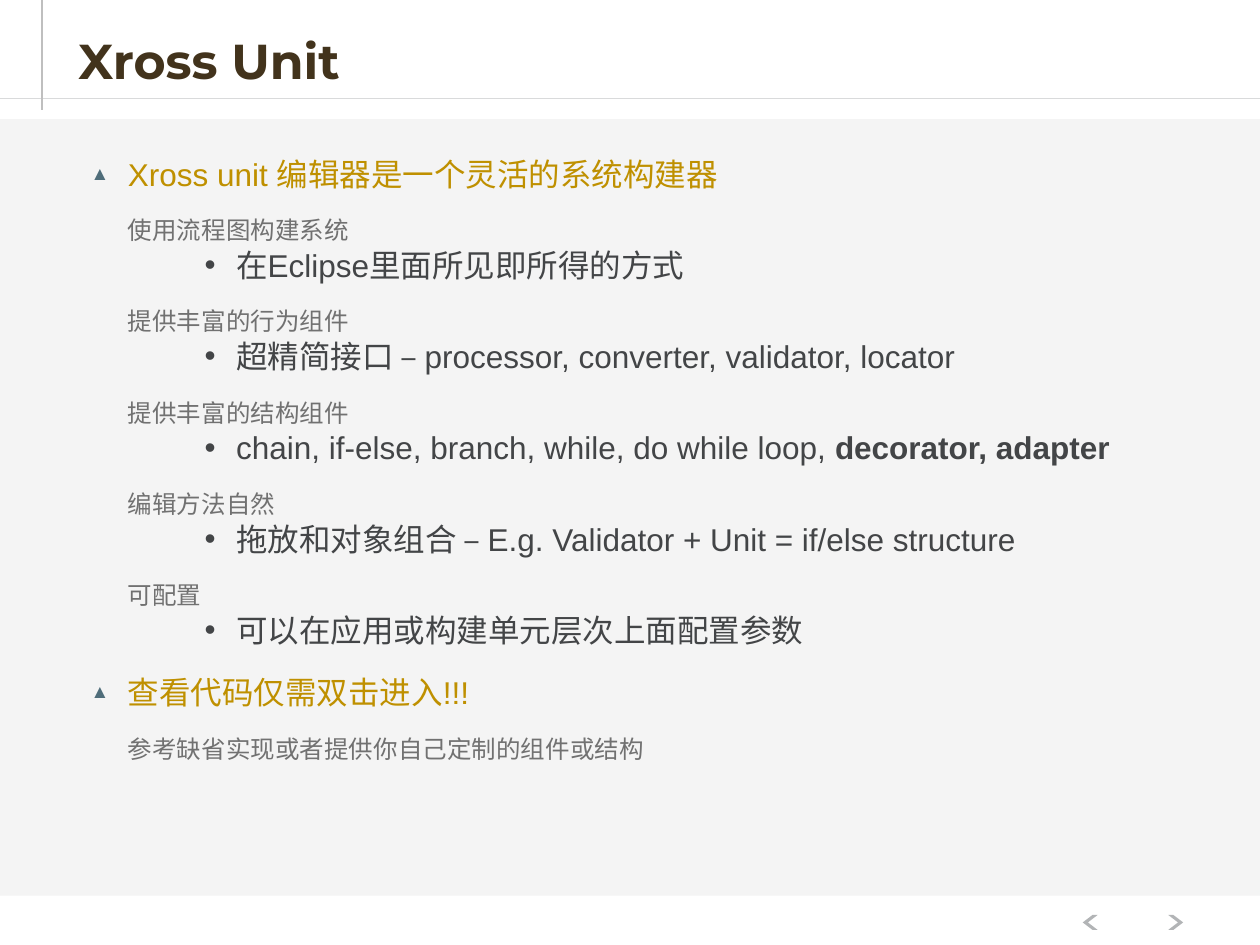
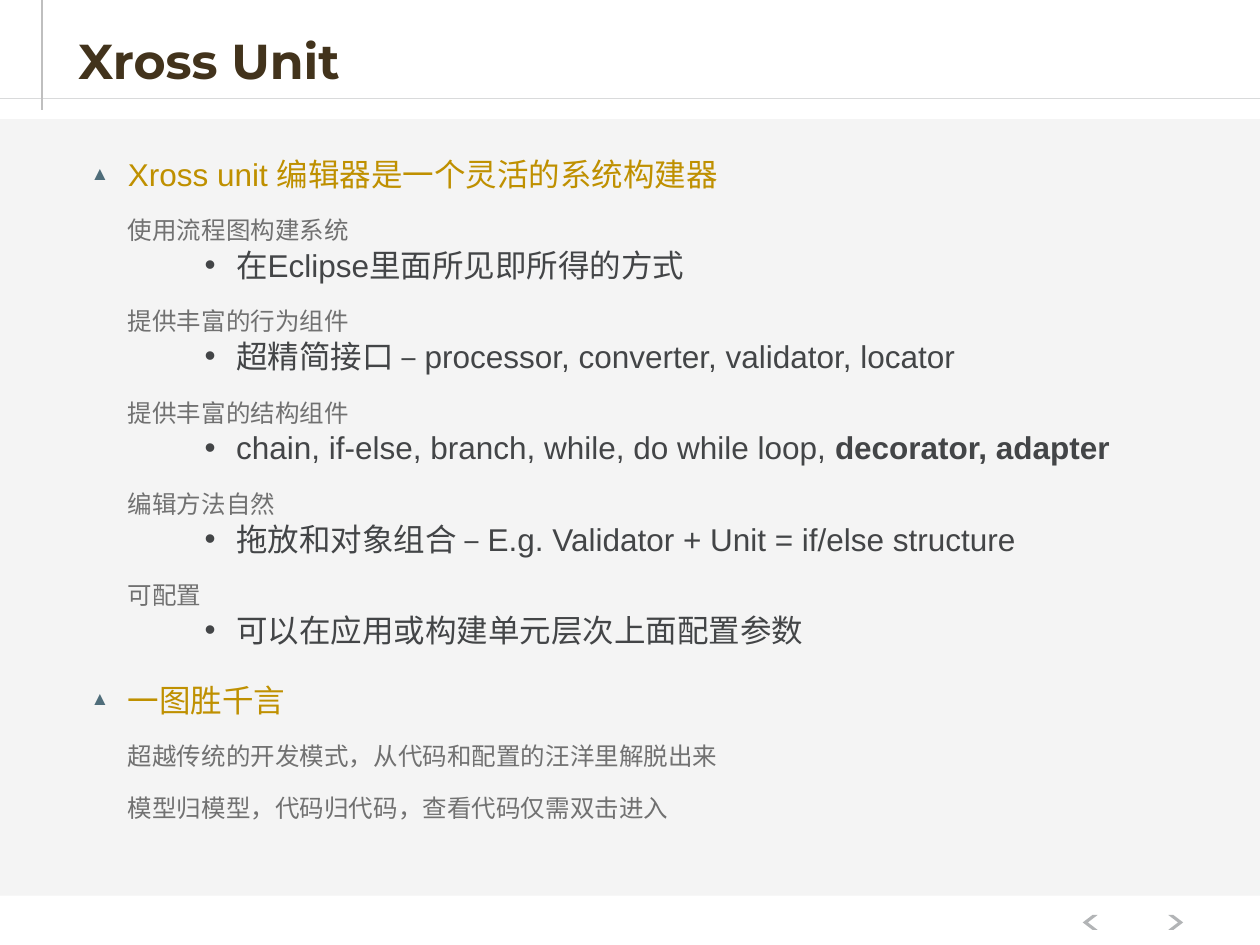
Before and after one commit to hejiehui/xross-tools-installer, a slide deck: slide 13 of doc/X-Series - 中文.pptx (slide 8 before the commit). Drawn at 1260x945 pixels with LibreOffice and Linux fonts; fonts in the diff are those of the drawing. Boxes give left, top, right and bottom in pixels: in the first picture for what was removed or moved away, otherwise in the second. Text is boxed around its words. In the diff, an @@ line names an element or a change of style, - is before the commit and + after.

```diff
--- a/doc/X-Series - 中文.pptx
+++ b/doc/X-Series - 中文.pptx
@@ text at (x1=128, y1=685, x2=718, y2=819): text changed @@
-▲ 查看代码仅需双击进入!!!
-    参考缺省实现或者提供你自己定制的组件或结构
+▲ 一图胜千言
+    超越传统的开发模式，从代码和配置的汪洋里解脱出来
+    模型归模型，代码归代码，查看代码仅需双击进入
```
Also in this commit, not shown: 26 other slides changed, 18 slides added, 3 slides removed.
